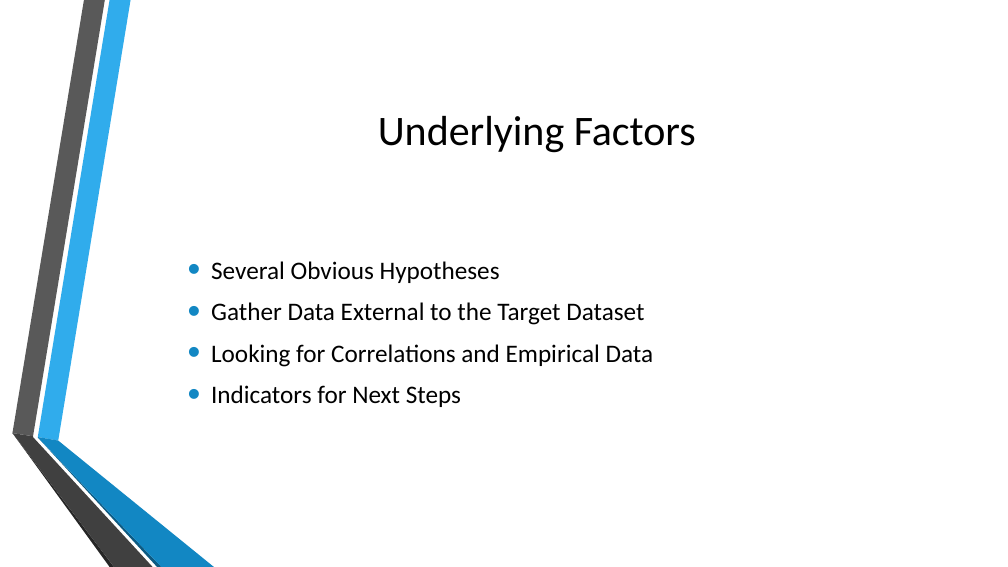
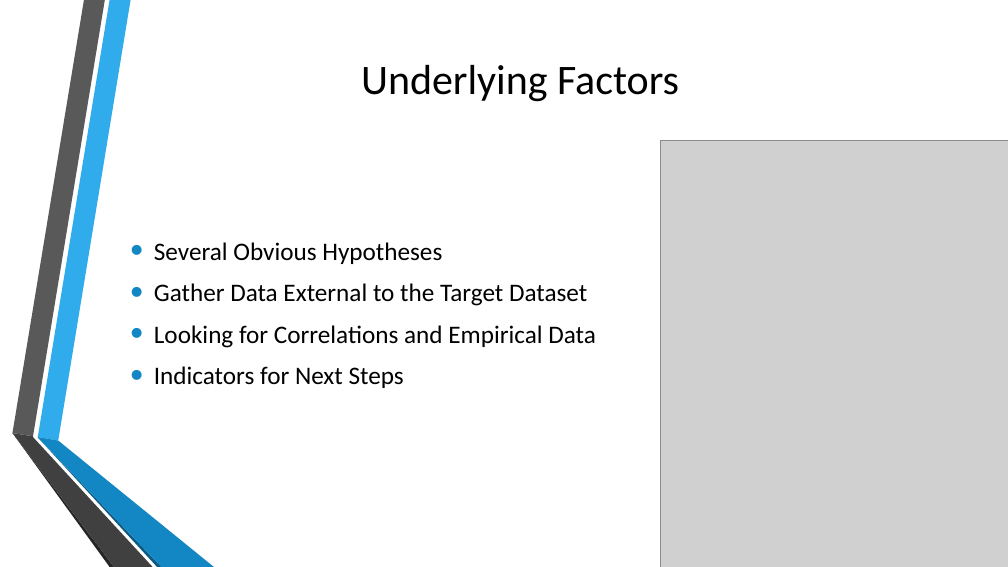
Before and after one commit to cmtaflin/Groupb2, a slide deck: slide 8 of Causes_Alcoholism_FINAL.pptx. Drawn at 1008x567 pixels with LibreOffice and Linux fonts; fonts in the diff are those of the drawing; grey boxes stand for pictures; background and template pictures are left out. Boxes give left, top, right and bottom in pixels: in the first picture for what was removed or moved away, otherwise in the second. Text is boxed around its words. In the diff, an @@ line names an element or a change of style, - is before the commit and + after.

```diff
--- a/Causes_Alcoholism_FINAL.pptx
+++ b/Causes_Alcoholism_FINAL.pptx
@@ title "Underlying Factors": place and size @@
-title "Underlying Factors" at [378, 116, 696, 153]
+title "Underlying Factors" at [361, 65, 679, 102]
@@ picture added at [661, 141, 1008, 567] @@
@@ text "Several Obvious Hypotheses": place and size @@
-text "Several Obvious Hypotheses" at [211, 261, 654, 407]
+text "Several Obvious Hypotheses" at [154, 242, 596, 388]
```
Also in this commit, not shown: 8 other slides changed, 2 slides added, 1 slide removed, 1 other file.
